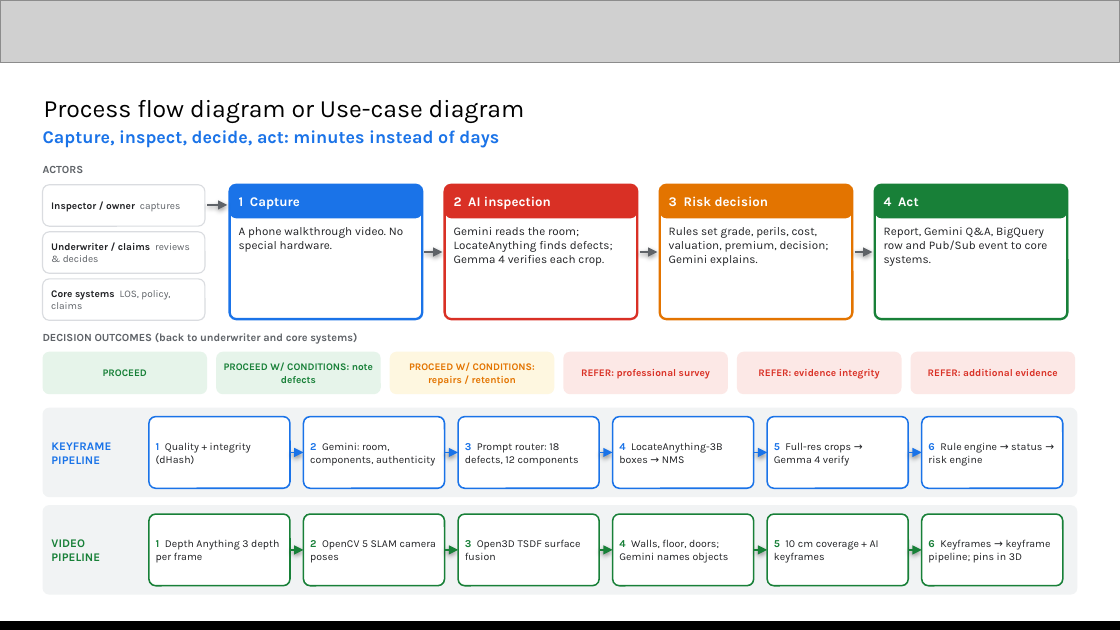
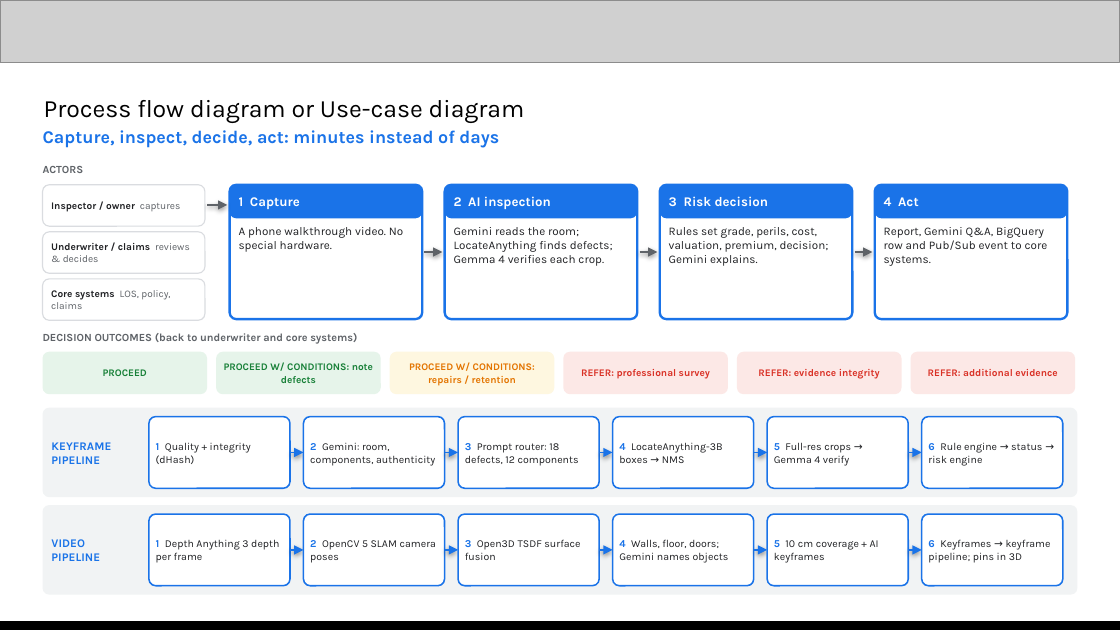
Before and after one commit to XCore-Lab/property-inspection-ai, a slide deck: slide 5 of docs/pitch-deck/Property_Inspection_AI_Submission_Xcore.pptx. Drawn at 1120x630 pixels with LibreOffice and Linux fonts; fonts in the diff are those of the drawing; grey boxes stand for pictures. Boxes give left, top, right and bottom in pixels: in the first picture for what was removed or moved away, otherwise in the second. Text is boxed around its words. In the diff, an @@ line names an element or a change of style, - is before the commit and + after.

Commit message:
Redesign the architecture diagram and refresh deck typography and colours
- New architecture diagram (light and dark) on the architecture slide of both decks and in the README
- Submission deck: one blue accent with neutral cards; red, amber and green kept only for problem vs solution, decision outcomes, the REFER case and caveats
- Pitch deck: Google Sans Flex throughout, sizes adjusted to keep the original layout
- Google Sans Flex embedded in both decks so they display correctly without the font installed

```diff
--- a/docs/pitch-deck/Property_Inspection_AI_Submission_Xcore.pptx
+++ b/docs/pitch-deck/Property_Inspection_AI_Submission_Xcore.pptx
@@ rounded rectangle at (445, 185, 637, 319): outline #D93025 1.5 pt to #1A73E8 1.5 pt @@
@@ rounded rectangle at (445, 185, 637, 218): fill #D93025 to #1A73E8 @@
@@ rounded rectangle at (660, 185, 852, 319): outline #E37400 1.5 pt to #1A73E8 1.5 pt @@
@@ rounded rectangle at (660, 185, 852, 218): fill #E37400 to #1A73E8 @@
@@ rounded rectangle at (875, 185, 1067, 319): outline #188038 1.5 pt to #1A73E8 1.5 pt @@
@@ rounded rectangle at (875, 185, 1067, 218): fill #188038 to #1A73E8 @@
@@ text "VIDEO" at (51, 539, 100, 561): text colour #188038 to #1A73E8 @@
@@ text "1 Depth Anything 3 depth ..." at (156, 539, 279, 563): text colour #188038 to #1A73E8 in "1" @@
@@ text "2 OpenCV 5 SLAM camera ..." at (310, 540, 436, 563): text colour #188038 to #1A73E8 in "2" @@
@@ text "3 Open3D TSDF surface fusion" at (465, 539, 580, 560): text colour #188038 to #1A73E8 in "3" @@
@@ text "4 Walls, floor, doors; Gemini ..." at (619, 539, 729, 563): text colour #188038 to #1A73E8 in "4" @@
@@ text "5 10 cm coverage + ..." at (774, 540, 879, 563): text colour #188038 to #1A73E8 in "5" @@
@@ outline #188038 1 pt to #1A73E8 1 pt in 6 elements at (149, 514, 290, 586), (304, 514, 445, 586), (458, 514, 599, 586), (613, 514, 754, 586), (767, 514, 908, 586), (922, 514, 1063, 586) @@
@@ text "6 Keyframes → keyframe pipeline; ..." at (928, 539, 1051, 563): text colour #188038 to #1A73E8 in "6" @@
@@ arrow (290, 550) - (304, 550): stroke #188038 1 pt to #1A73E8 1 pt @@
@@ arrow (445, 550) - (458, 550): stroke #188038 1 pt to #1A73E8 1 pt @@
@@ arrow (599, 550) - (613, 550): stroke #188038 1 pt to #1A73E8 1 pt @@
@@ arrow (754, 550) - (767, 550): stroke #188038 1 pt to #1A73E8 1 pt @@
@@ arrow (908, 550) - (922, 550): stroke #188038 1 pt to #1A73E8 1 pt @@
```
Also in this commit, not shown: 9 other slides changed, 7 other files.
